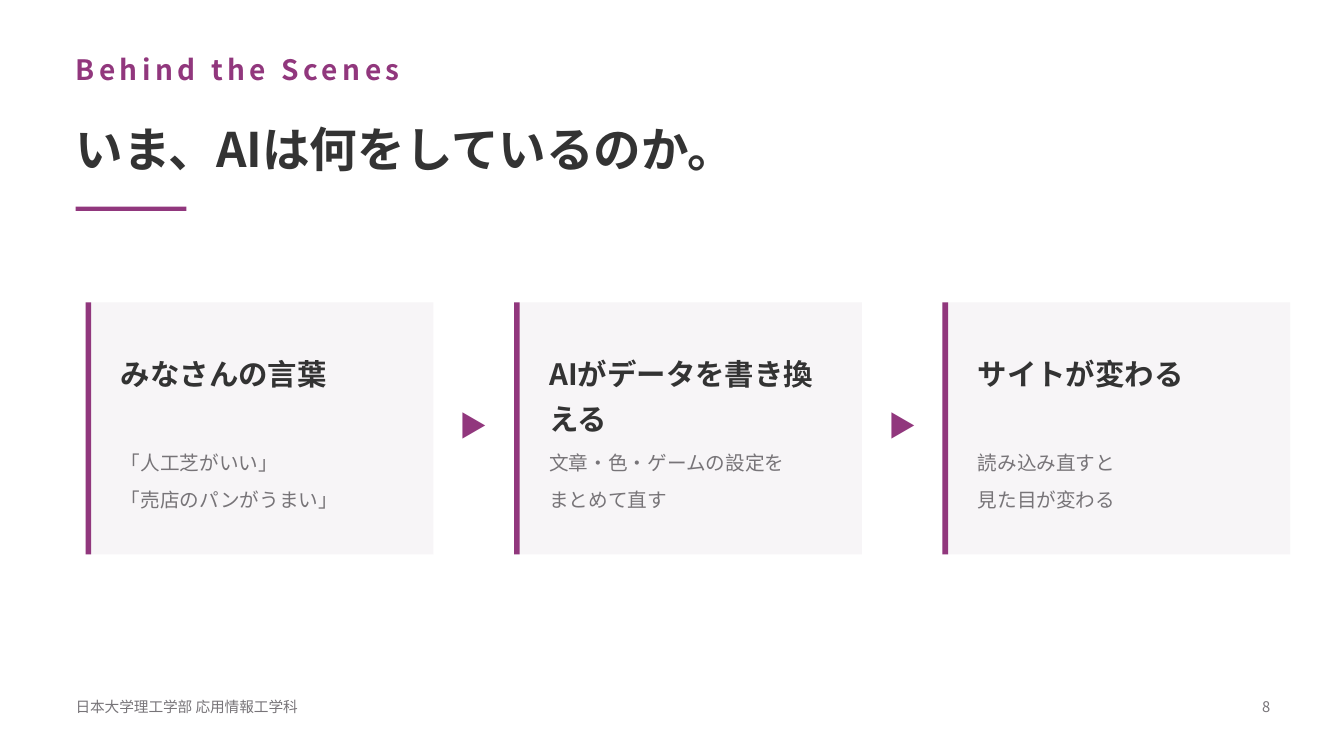
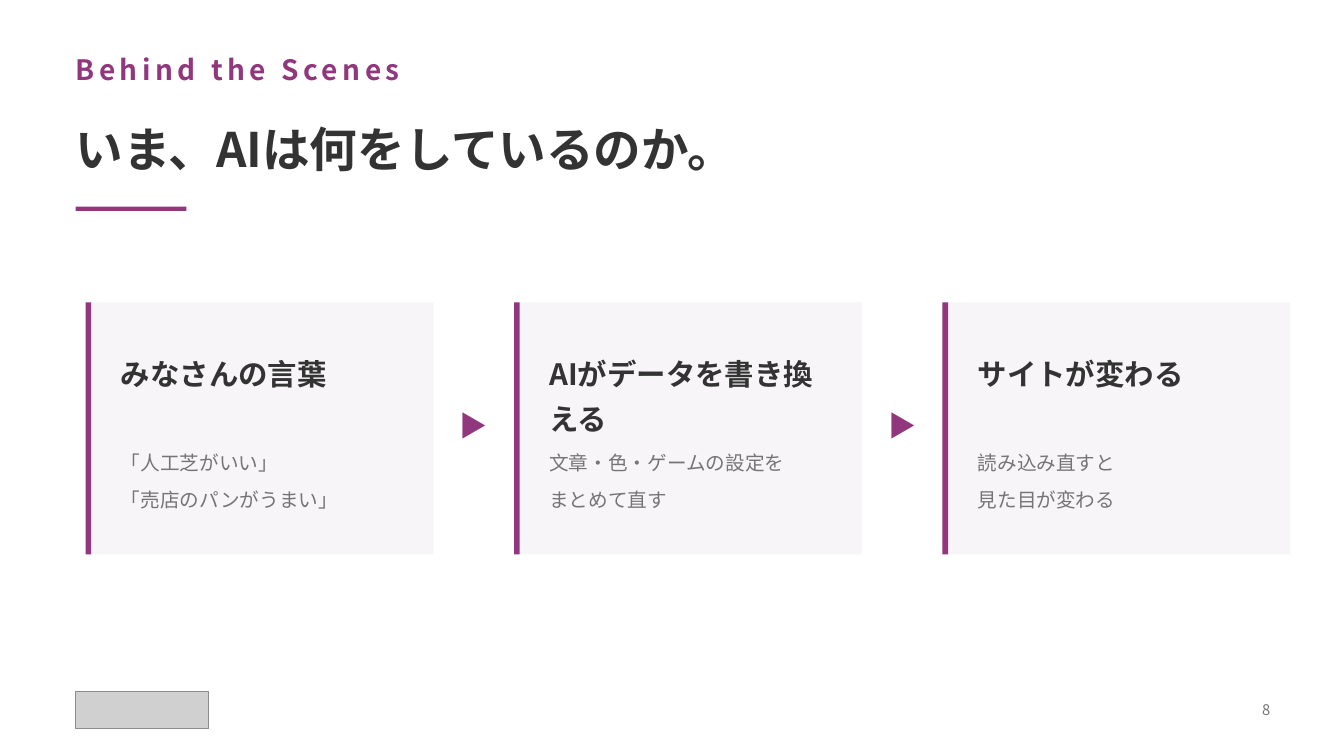
Before and after one commit to yutakaJssst/narashino-visit-1, a slide deck: slide 8 of slides/nichinara20260908.pptx. Drawn at 1344x756 pixels with LibreOffice and Linux fonts; fonts in the diff are those of the drawing; grey boxes stand for pictures. Boxes give left, top, right and bottom in pixels: in the first picture for what was removed or moved away, otherwise in the second. Text is boxed around its words. In the diff, an @@ line names an element or a change of style, - is before the commit and + after.

```diff
--- a/slides/nichinara20260908.pptx
+++ b/slides/nichinara20260908.pptx
@@ rectangle added at bbox=[66, 682, 219, 739], fill #FFFFFF @@
@@ text removed at bbox=[76, 699, 298, 713] @@
-日本大学理工学部 応用情報工学科
@@ picture added at bbox=[76, 692, 209, 729] @@
```
Also in this commit, not shown: 16 other slides changed, 4 other files.
